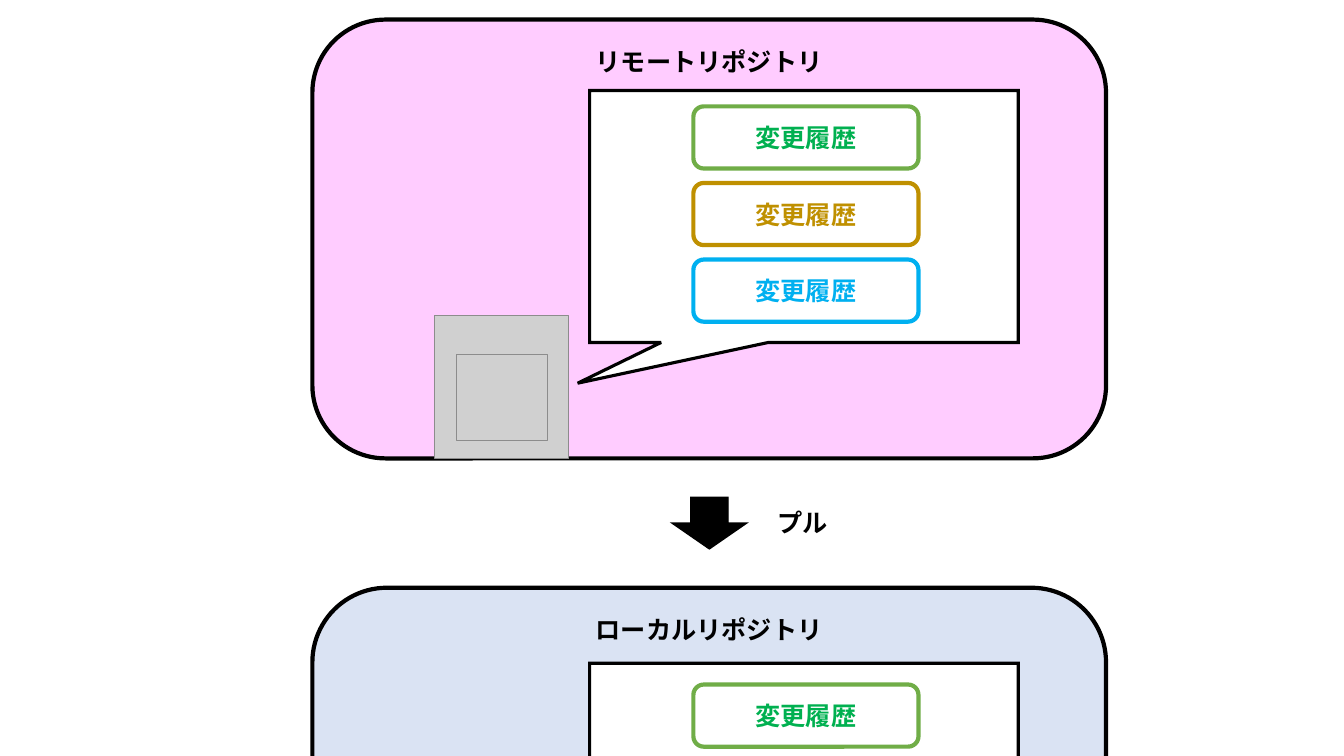
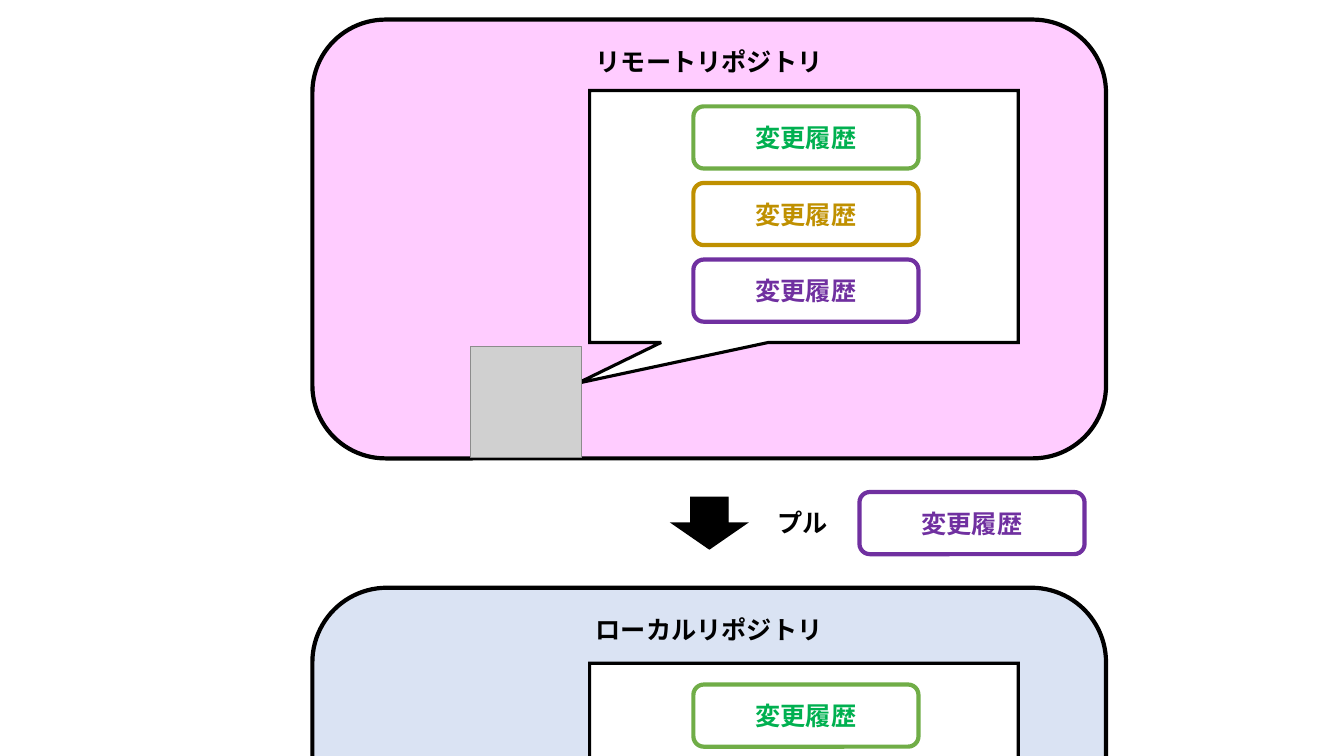
Before and after one commit to nishida2073/ai_navive, a slide deck: slide 24 of 01_テキスト/Git入門_図.pptx (slide 25 before the commit). Drawn at 1344x756 pixels with LibreOffice and Linux fonts; fonts in the diff are those of the drawing; grey boxes stand for pictures; background and template pictures are left out. Boxes give left, top, right and bottom in pixels: in the first picture for what was removed or moved away, otherwise in the second. Text is boxed around its words. In the diff, an @@ line names an element or a change of style, - is before the commit and + after.

```diff
--- a/01_テキスト/Git入門_図.pptx
+++ b/01_テキスト/Git入門_図.pptx
@@ rounded rectangle "変更履歴" at (694,260,919,323): text colour #00B0F0 to #7030A0; outline #00B0F0 3 pt to #7030A0 3 pt @@
@@ picture removed at (435,316,569,459) @@
@@ picture: place and size @@
-picture at (457,355,548,442)
+picture at (471,346,582,457)
@@ rounded rectangle added at (860,492,1085,555), fill #FFFFFF, outline #7030A0 3 pt, 18 pt, text #7030A0, bold @@
+変更履歴
```
Also in this commit, not shown: 3 other slides changed, 1 slide removed, 1 other file.
